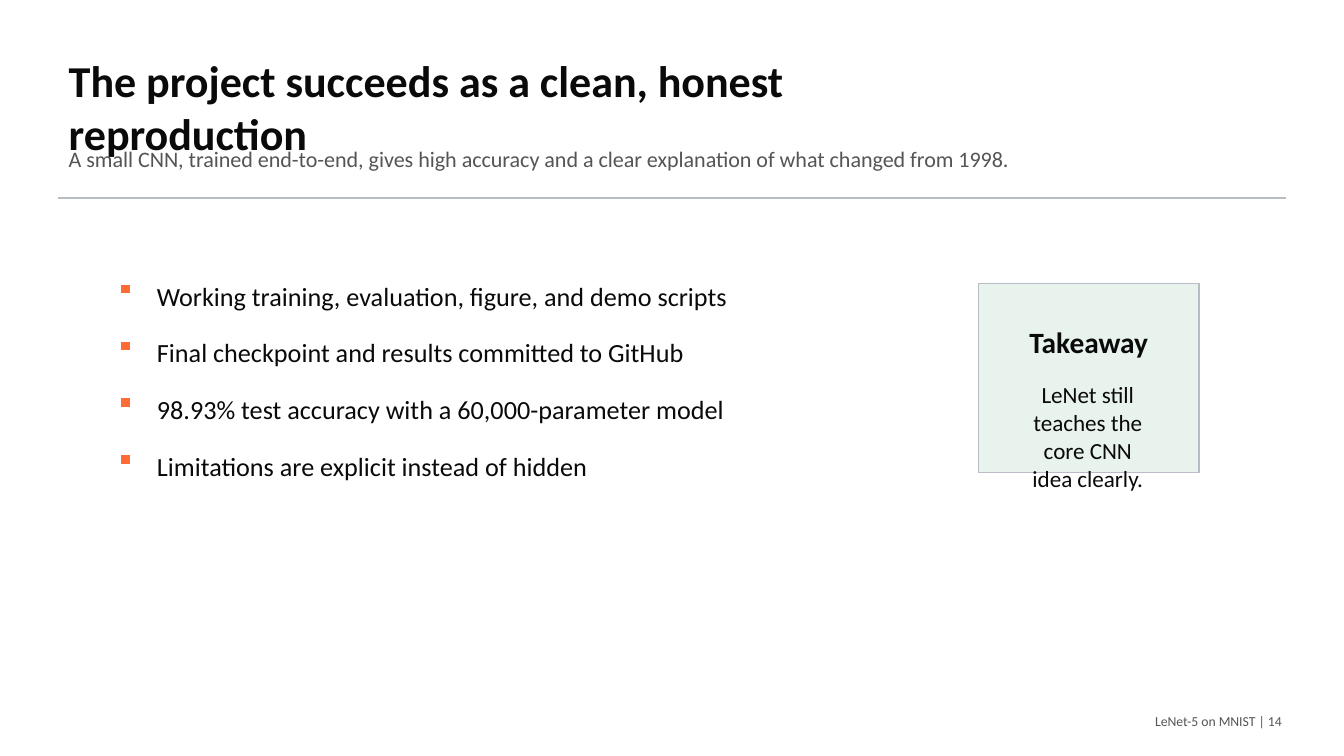
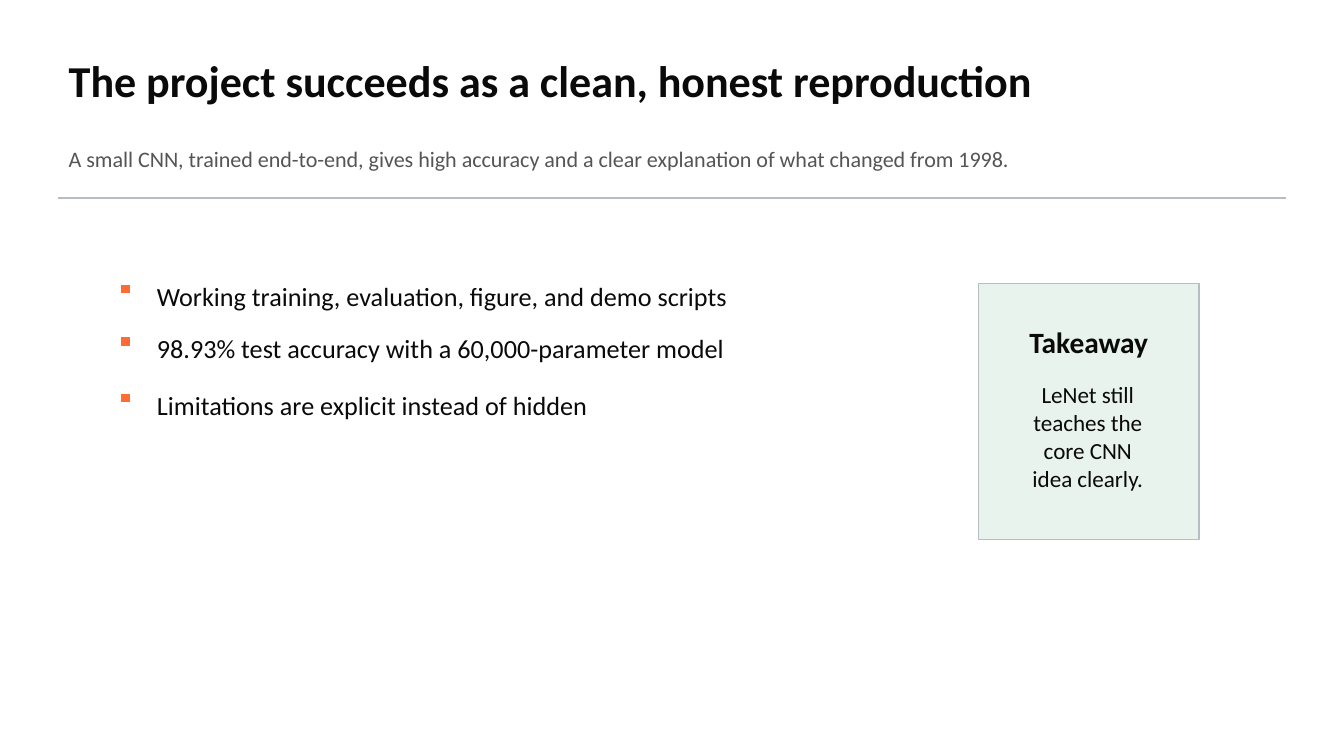
Before and after one commit to macbehnke/NN_funds_project, a slide deck: slide 11 of slides/LeNet5_MNIST_Final_Presentation.pptx (slide 14 before the commit). Drawn at 1344x756 pixels with LibreOffice and Linux fonts; fonts in the diff are those of the drawing. Boxes give left, top, right and bottom in pixels: in the first picture for what was removed or moved away, otherwise in the second. Text is boxed around its words. In the diff, an @@ line names an element or a change of style, - is before the commit and + after.

```diff
--- a/slides/LeNet5_MNIST_Final_Presentation.pptx
+++ b/slides/LeNet5_MNIST_Final_Presentation.pptx
@@ text "The project succeeds as a ..." rewrapped from [69,66,783,161] to [69,66,1031,105] @@
@@ rectangle: place and size @@
-rectangle at [979,283,1200,473]
+rectangle at [979,283,1200,539]
@@ rectangle removed at [122,343,129,350] @@
@@ text removed at [157,343,683,367] @@
-Final checkpoint and results committed to GitHub
@@ 2 texts, 2 rectangles: place and size @@
-2 texts, 2 rectangles at [122,399,724,481]
+2 texts, 2 rectangles at [122,338,724,420]
@@ text removed at [1155,717,1282,726] @@
-LeNet-5 on MNIST | 14
```
Also in this commit, not shown: 10 other slides changed, 3 slides removed, 2 other files.
